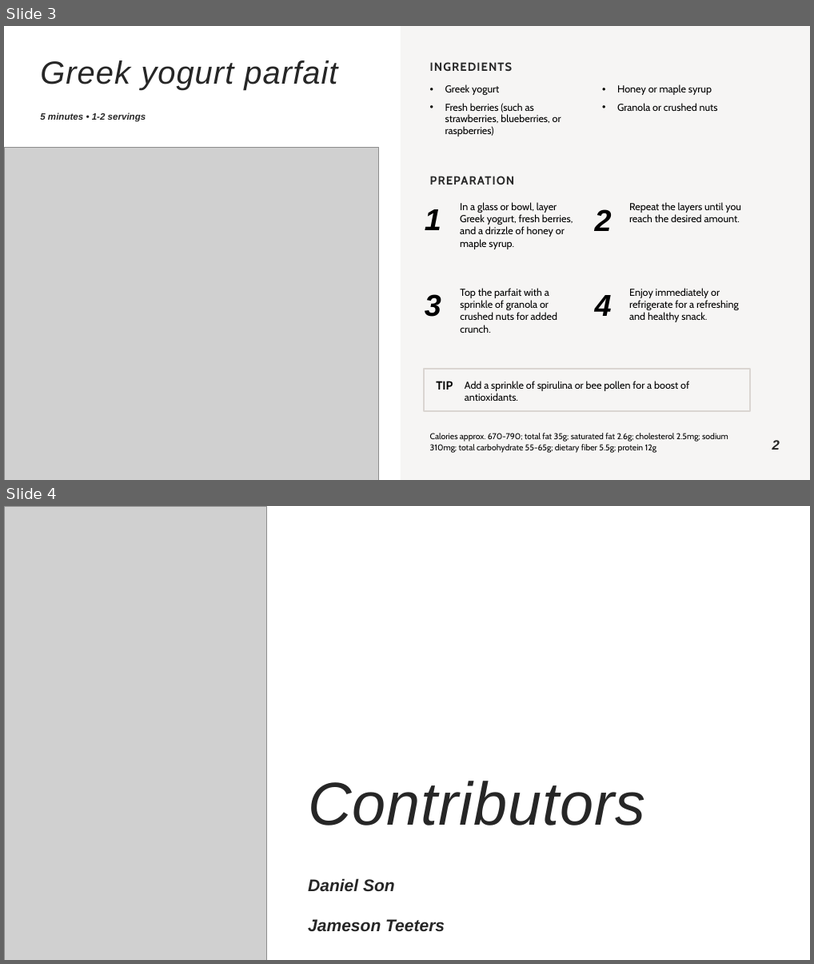
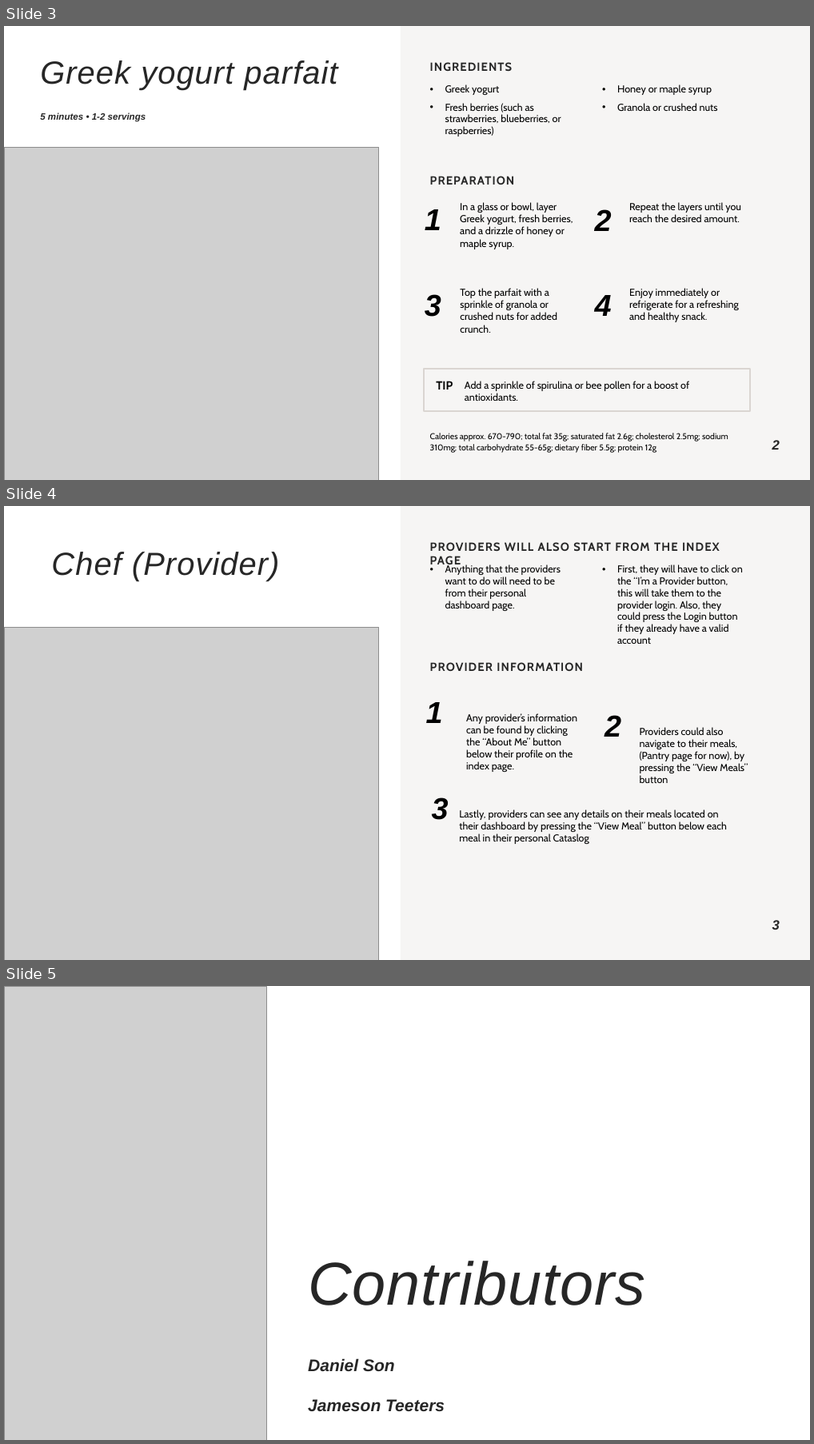
Before and after one commit to JamesonT23/f26-team8, a slide deck: dsonjteetersprototype.pptx. Shown one above the other, each under a label of ours: slides 3 and 4 before the commit, slides 3, 4 and 5 after it. The pictures are 814x964 and 814x1444 pixels, drawn with LibreOffice and Linux fonts; fonts in the diff are those of the drawing; grey boxes stand for pictures. Boxes give left, top, right and bottom in pixels: in the first picture for what was removed or moved away, otherwise in the second. Text is boxed around its words. In the diff, an @@ line names an element or a change of style, - is before the commit and + after.

Commit message:
Last Minute Corrections to links in the provider folder

```diff
--- a/dsonjteetersprototype.pptx
+++ b/dsonjteetersprototype.pptx
@@ slide 4 added at (4, 506, 810, 960), background #FFFFFF; not listed: 1 template element that a slide beside it also shows @@
@@ title added at (51, 552, 279, 581), 38 pt, text #262626, italic @@
+Chef (Provider)
@@ text added at (430, 542, 720, 568), 14 pt, text #262626, bold @@
+PROVIDERS WILL ALSO START FROM THE INDEX PAGE
@@ text added at (446, 564, 743, 644), 12 pt, text #000000 @@
+• Anything that the providers want to do will need to be from their personal dashboard page.
+• First, they will have to click on the “I’m a Provider button, this will take them to the provider login. Also, they could press the Login button if they already have a valid account
@@ picture added at (4, 627, 379, 960) @@
@@ text added at (430, 662, 583, 671), 14 pt, text #262626, bold @@
+PROVIDER INFORMATION
@@ text added at (426, 702, 443, 723), 36 pt, text #000000, bold, italic @@
+1
@@ text added at (466, 713, 578, 772), 12 pt, text #000000 @@
+Any provider’s information can be found by clicking the “About Me” button below their profile on the index page.
@@ text added at (605, 715, 622, 736), 36 pt, text #000000, bold, italic @@
+2
@@ text added at (640, 727, 748, 783), 12 pt, text #000000 @@
+Providers could also navigate to their meals, (Pantry page for now), by pressing the “View Meals” button
@@ text added at (432, 797, 449, 820), 36 pt, text #000000, bold, italic @@
+3
@@ text added at (459, 809, 727, 844), 12 pt, text #000000 @@
+Lastly, providers can see any details on their meals located on their dashboard by pressing the “View Meal” button below each meal in their personal Cataslog
@@ page number added at (773, 920, 780, 929), 16 pt, text #262626, bold, italic @@
+3
@@ what was slide 4 is now slide 5 @@
```
Also in this commit, not shown: 1 other file.
